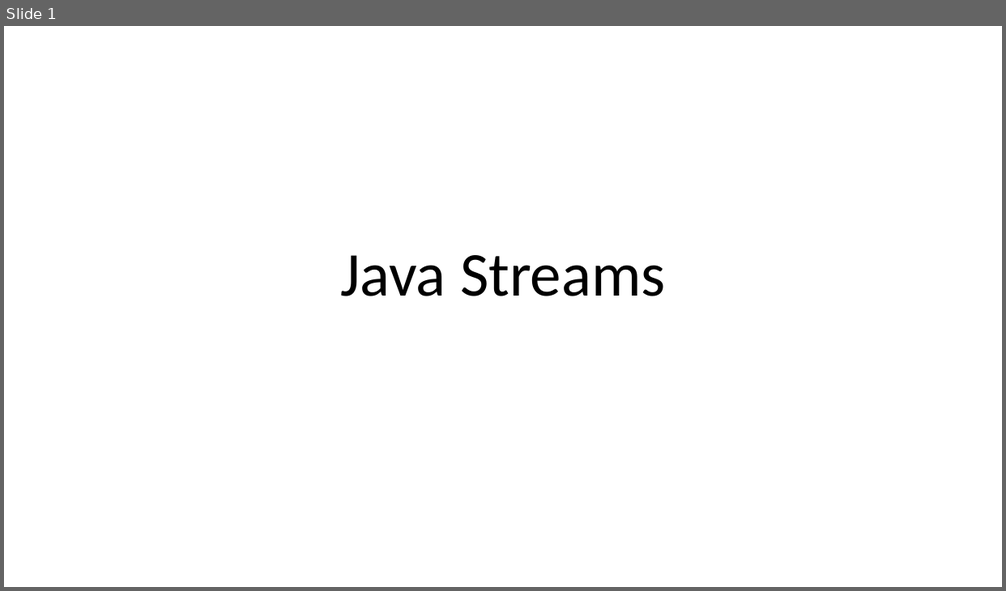
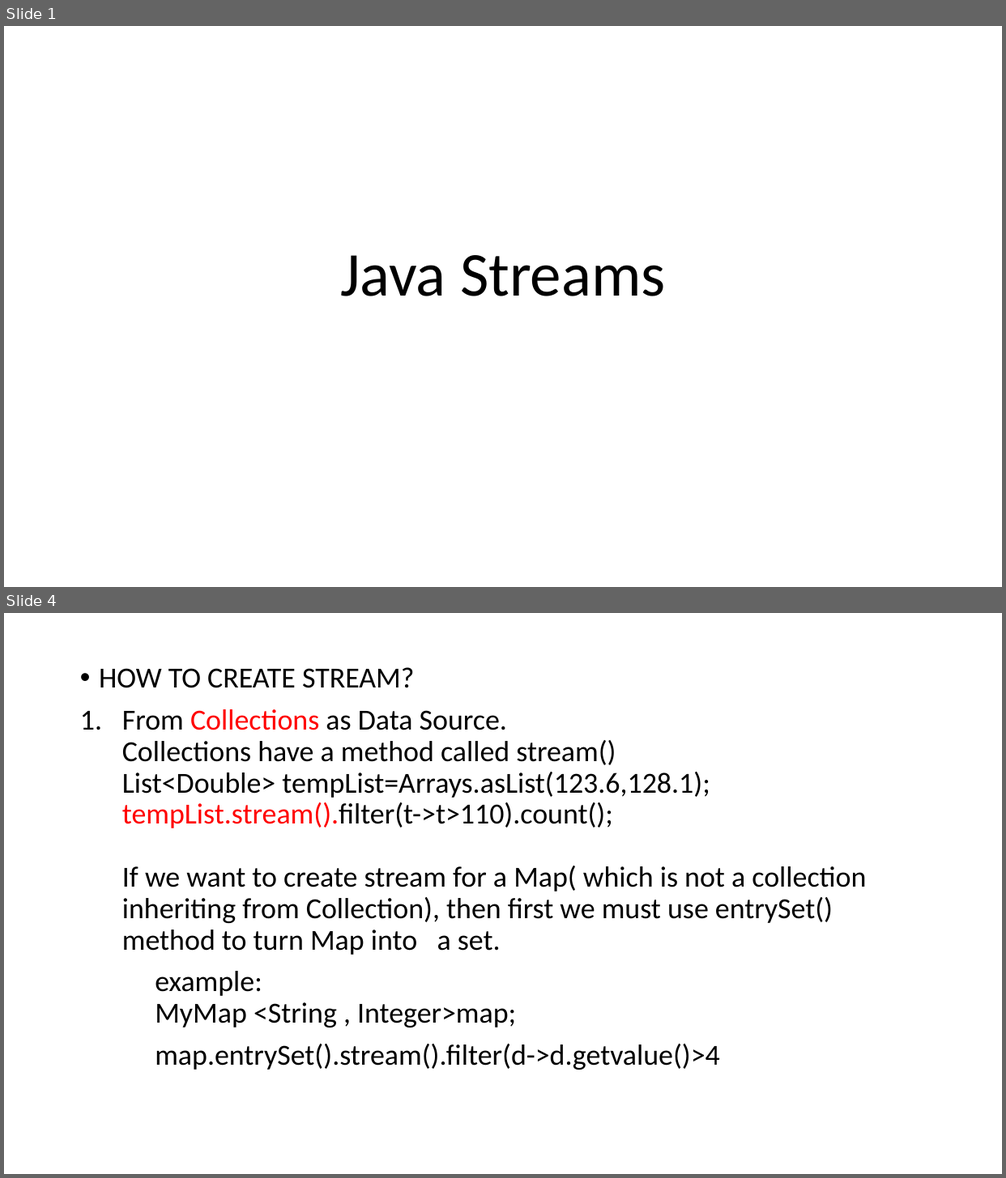
Before and after one commit to aroranishant8/JavaNotes, a slide deck: Java8/Lambda/Streams.pptx. Shown one above the other, each under a label of ours: slide 1 before the commit, slides 1 and 4 after it; the slides between them are not shown. The pictures are 1006x591 and 1006x1178 pixels, drawn with LibreOffice and Linux fonts; fonts in the diff are those of the drawing. Boxes give left, top, right and bottom in pixels: in the first picture for what was removed or moved away, otherwise in the second. Text is boxed around its words. In the diff, an @@ line names an element or a change of style, - is before the commit and + after.

```diff
--- a/Java8/Lambda/Streams.pptx
+++ b/Java8/Lambda/Streams.pptx
@@ slide 4 added at box(4, 613, 1002, 1174), background #FFFFFF @@
@@ text added at box(99, 667, 866, 1070), 28 pt, text #000000 @@
+• HOW TO CREATE STREAM?
+1. From Collections as Data Source.
+   Collections have a method called stream()
+   List<Double> tempList=Arrays.asList(123.6,128.1);
+   tempList.stream().filter(t->t>110).count();
+   If we want to create stream for a Map( which is not a collection inheriting from Collection), then first we must use entrySet() method to turn Map into a set.
+example:
+MyMap <String , Integer>map;
+map.entrySet().stream().filter(d->d.getvalue()>4
```
Also in this commit, not shown: 1 slide changed, 3 other slides added.
